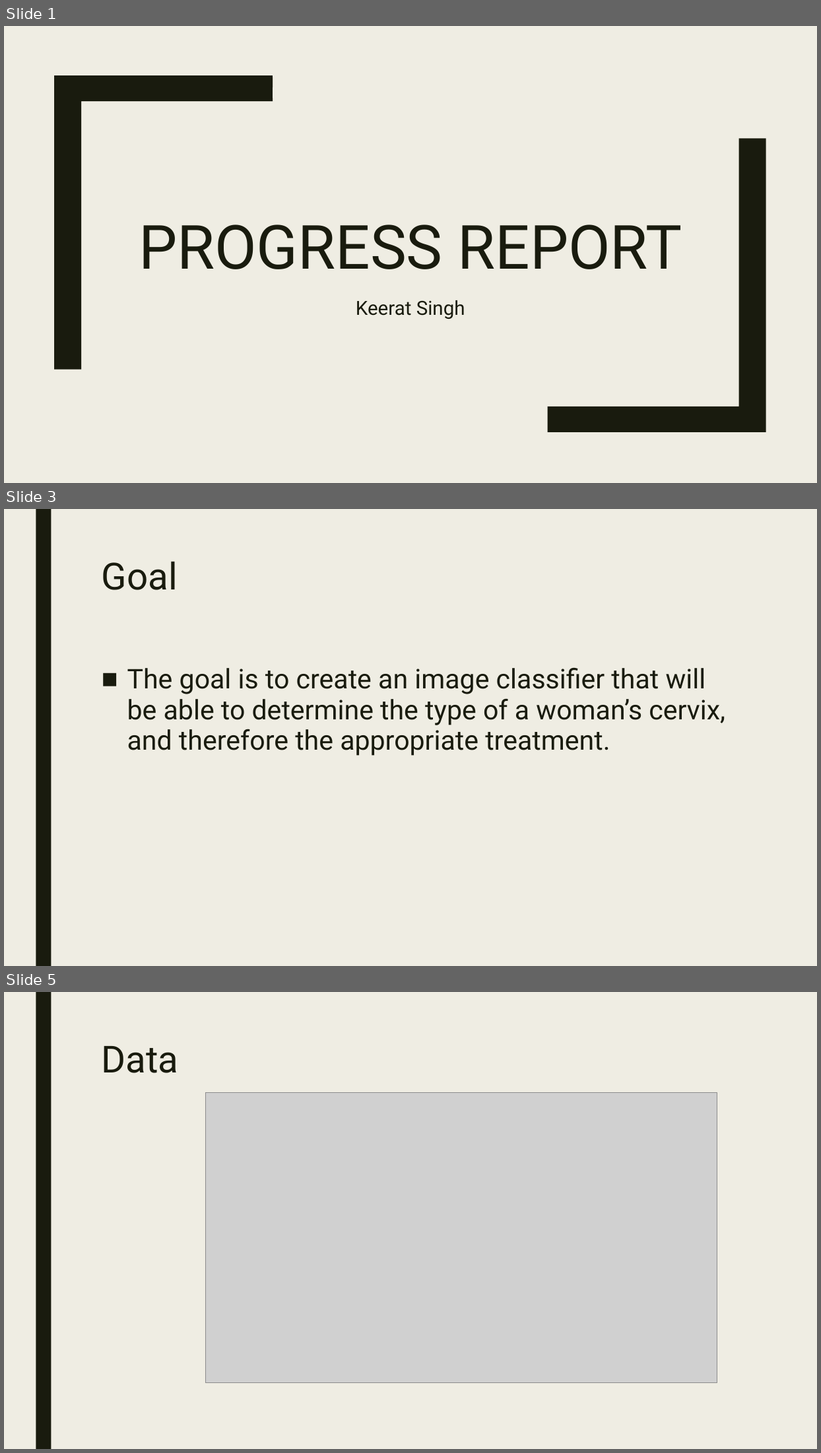
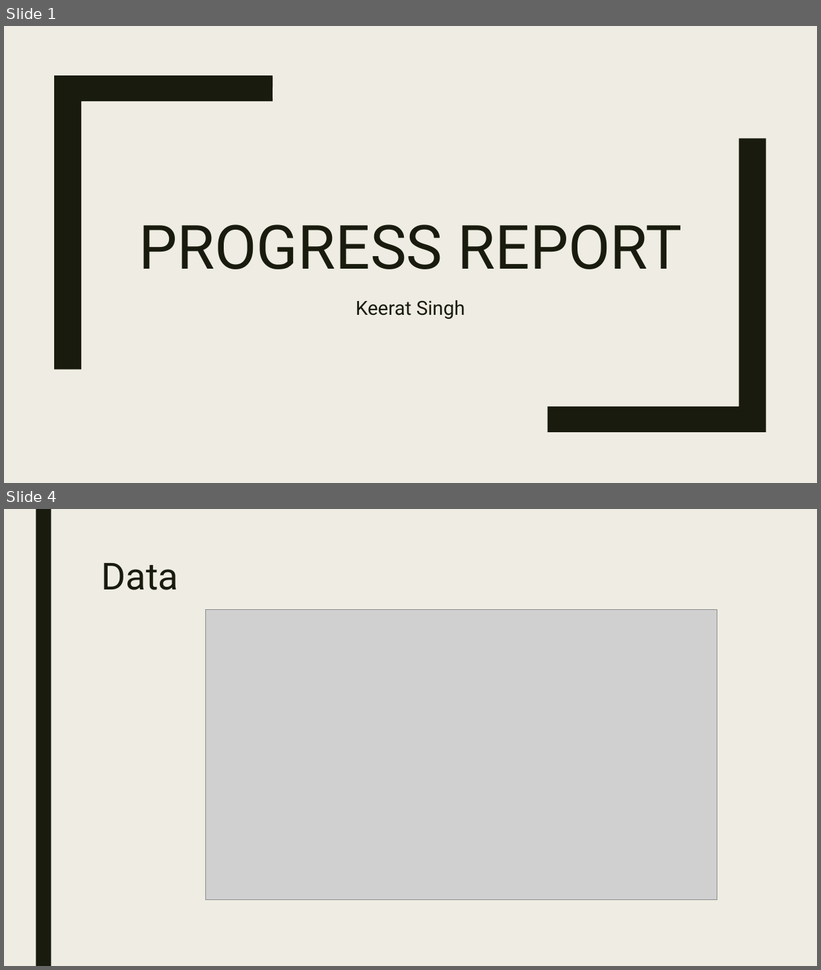
Before and after one commit to keerats7/Research, a slide deck: ProgressReport.pptx. Shown one above the other, each under a label of ours: slides 1, 3 and 5 before the commit, slides 1 and 4 after it; the slides between them are not shown. The pictures are 821x1453 and 821x970 pixels, drawn with LibreOffice and Linux fonts; fonts in the diff are those of the drawing; grey boxes stand for pictures. Boxes give left, top, right and bottom in pixels: in the first picture for what was removed or moved away, otherwise in the second. Text is boxed around its words. In the diff, an @@ line names an element or a change of style, - is before the commit and + after.

```diff
--- a/ProgressReport.pptx
+++ b/ProgressReport.pptx
@@ slide 3 removed at [4,509,817,966], background #EFEDE3; not listed: 1 template element that a slide beside it also shows @@
@@ title removed at [102,561,178,590] @@
-Goal
@@ text removed at [127,667,725,756] @@
-■ The goal is to create an image classifier that will be able to determine the type of a woman’s cervix, and therefore the appropriate treatment.
@@ what was slide 5 is now slide 4 @@
```
Also in this commit, not shown: 4 slides changed.
